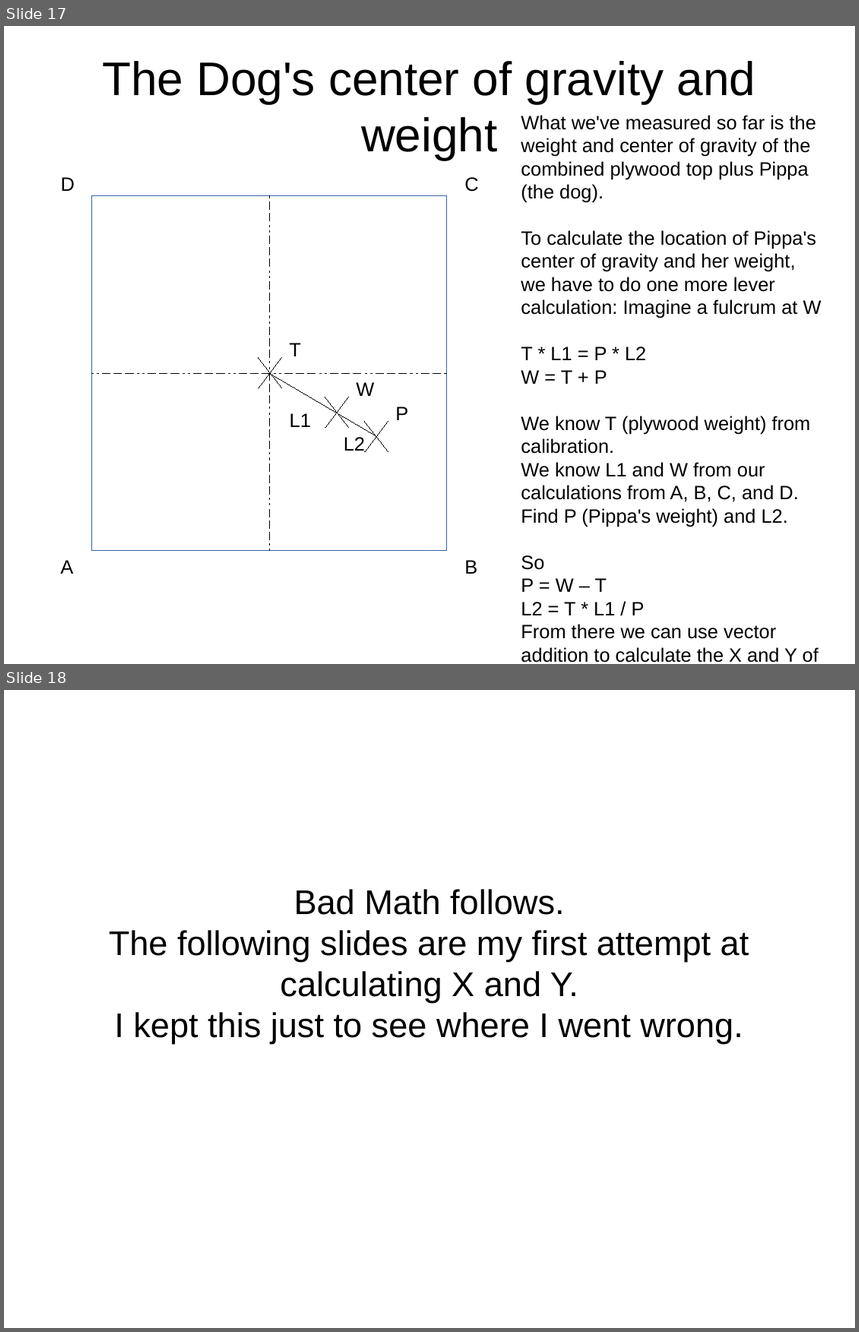
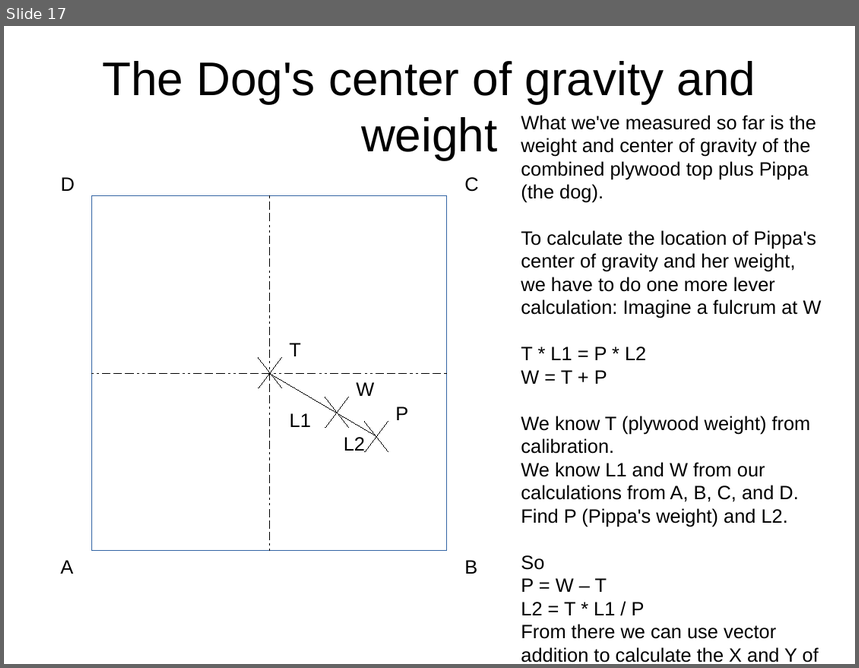
Before and after one commit to bneedhamia/CurieBLEWeightMonitor, a slide deck: ProjectMath.odp. Shown one above the other, each under a label of ours: slides 17 and 18 before the commit, slide 17 after it. The pictures are 859x1332 and 859x668 pixels, drawn with LibreOffice and Linux fonts; fonts in the diff are those of the drawing. Boxes give left, top, right and bottom in pixels: in the first picture for what was removed or moved away, otherwise in the second. Text is boxed around its words. In the diff, an @@ line names an element or a change of style, - is before the commit and + after.

```diff
--- a/ProjectMath.odp
+++ b/ProjectMath.odp
@@ slide 18 removed at box(4, 690, 855, 1328), background #FFFFFF @@
@@ subtitle removed at box(109, 889, 750, 1044) @@
-Bad Math follows.
-The following slides are my first attempt at calculating X and Y.
-I kept this just to see where I went wrong.
```
Also in this commit, not shown: 2 slides changed, 9 other slides removed, 5 other files.
